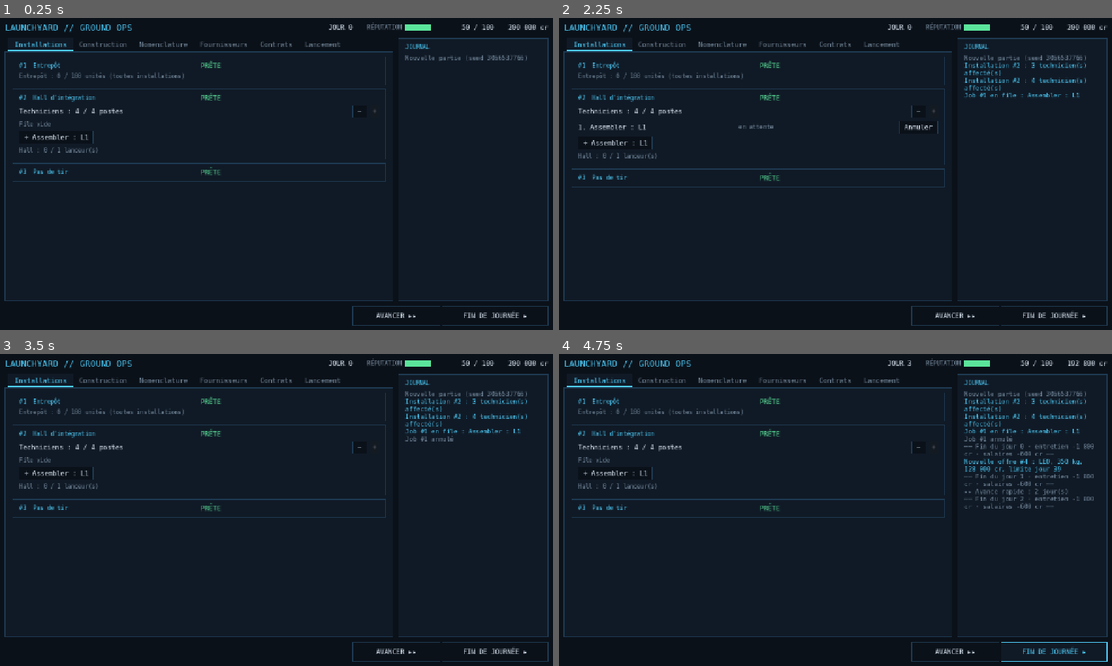
Above: before the commit, frames 1-4 (two rows, left to right).
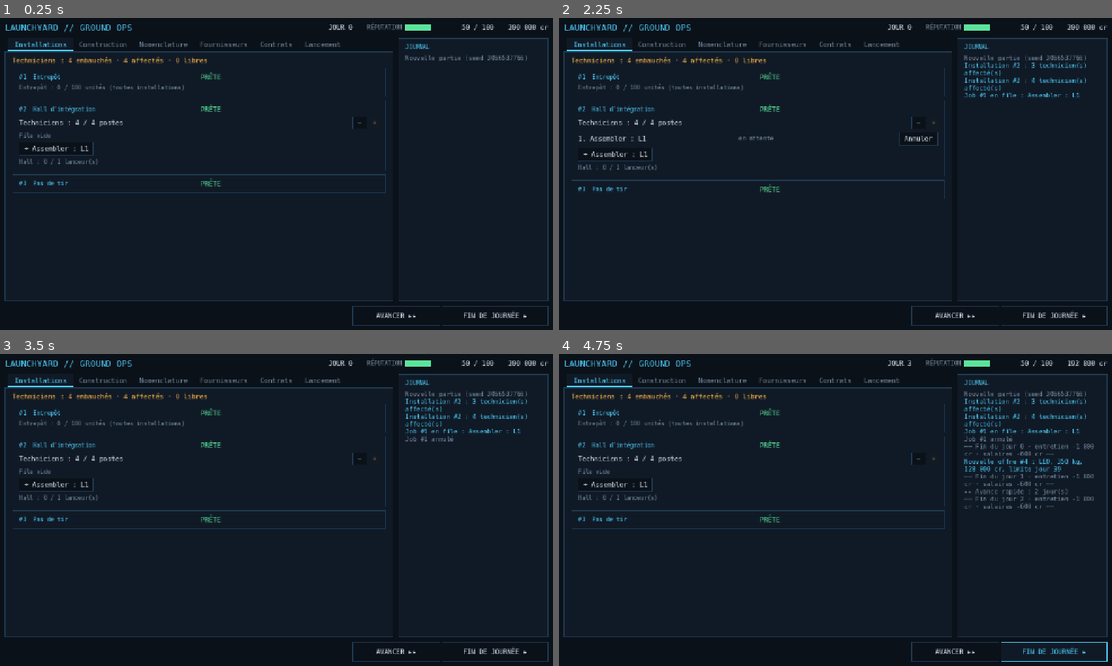
Above: after the commit, the same moments.

Repository: Flavienhr/launchyard
Game: Godot game, scene res://ui/main.tscn
Same seed, same stepped clock (60 frames per second), same inputs: the game is played once before the commit and once after it.
Inputs:
- Up to frame 1 (0.25 s): no input
- Up to frame 2 (2.25 s): click "−" at 0.5 s; click "+" at 1.25 s; click "+ Assembler : L1" at 2 s
- Up to frame 3 (3.5 s): click "Annuler" at 2.75 s
- Up to frame 4 (4.75 s): click "AVANCER ▸▸" at 3.5 s; click "FIN DE JOURNÉE ▸" at 4.25 s

The runs differ from the first frame. In frame 1, 3.1% of the frame differs, in the area x 2-70%, y 12-57%; in frame 2, 3.3%, in the area x 2-70%, y 12-58%; in frame 3, 3.1%; in frame 4, 3.1%.

Commit message:
fix(ui): affectation impossible sans explication quand aucun technicien n'est libre
Retour de playtest : au départ les 4 techniciens sont dans le hall, donc le
« + » de l'atelier était grisé sans explication et l'embauche était dans un
autre onglet.
- résumé embauchés/affectés/libres en haut de l'onglet Installations
- infobulle sur le « + » grisé (postes pleins ou aucun technicien libre)
- bouton « Embaucher 1 » directement sur la carte quand personne n'est libre

Co-Authored-By: Claude Opus 5.5 <noreply@anthropic.com>

Diff:
--- a/ui/main.gd
+++ b/ui/main.gd
@@ -223,6 +223,12 @@
 func _build_facilities(box: VBoxContainer) -> void:
 	var state := session.state
 	var data := session.data
+	# Staff summary on top: assigning needs free technicians (hired in Construction).
+	var staff: Dictionary = SimQueries.staff_info(state, data)
+	var summary := _row(box)
+	_label(summary, tr("Techniciens : %d embauchés · %d affectés · %d libres") % [
+		staff["hired"], staff["assigned"], staff["free"]],
+		&"WarnLabel" if staff["free"] <= 0 else &"DimLabel")
 	for facility in state.facilities:
 		var info := SimQueries.facility_info(data, facility, state.day)
 		var card := _card(box)
@@ -246,11 +252,20 @@
 func _build_staff_row(card: VBoxContainer, info: Dictionary) -> void:
 	var row := _row(card)
 	_label(row, tr("Techniciens : %d / %d postes") % [info["assigned"], info["slots"]])
-	var free: int = SimQueries.staff_info(session.state, session.data)["free"]
+	var staff: Dictionary = SimQueries.staff_info(session.state, session.data)
+	var free: int = staff["free"]
 	_button(row, "−", func() -> void: _send(Command.assign_staff(info["id"], info["assigned"] - 1)),
 		info["assigned"] <= 0)
-	_button(row, "+", func() -> void: _send(Command.assign_staff(info["id"], info["assigned"] + 1)),
+	var plus := _button(row, "+", func() -> void: _send(Command.assign_staff(info["id"], info["assigned"] + 1)),
 		info["assigned"] >= info["slots"] or free <= 0)
+	if info["assigned"] >= info["slots"]:
+		plus.tooltip_text = tr("Tous les postes sont pourvus.")
+	elif free <= 0:
+		# Playtest feedback: a greyed "+" with no explanation was a dead end.
+		plus.tooltip_text = tr("Aucun technicien libre : embauchez-en, ou retirez-en d'une autre installation.")
+		var can_hire: bool = staff["hired"] < staff["max"] and session.state.money >= staff["hire_cost"]
+		_button(row, tr("Embaucher 1 (%s cr)") % _fmt(staff["hire_cost"]),
+			func() -> void: _send(Command.hire(1)), not can_hire)
 
 
 func _build_jobs(card: VBoxContainer, info: Dictionary) -> void:
